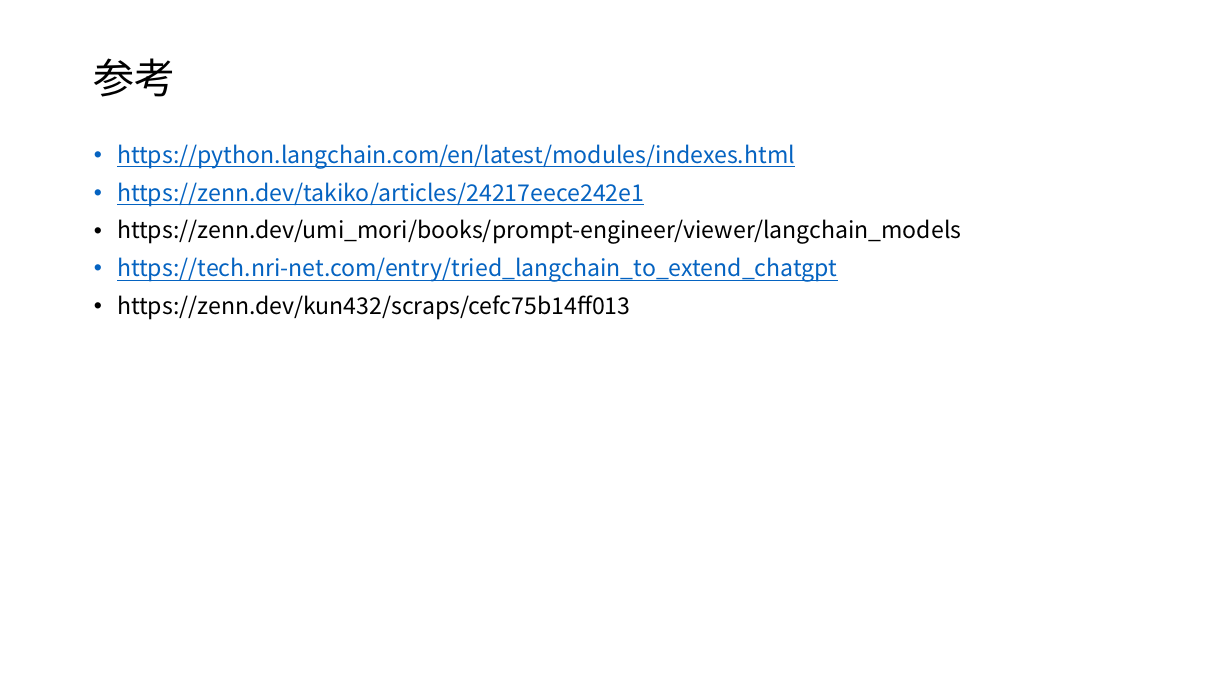
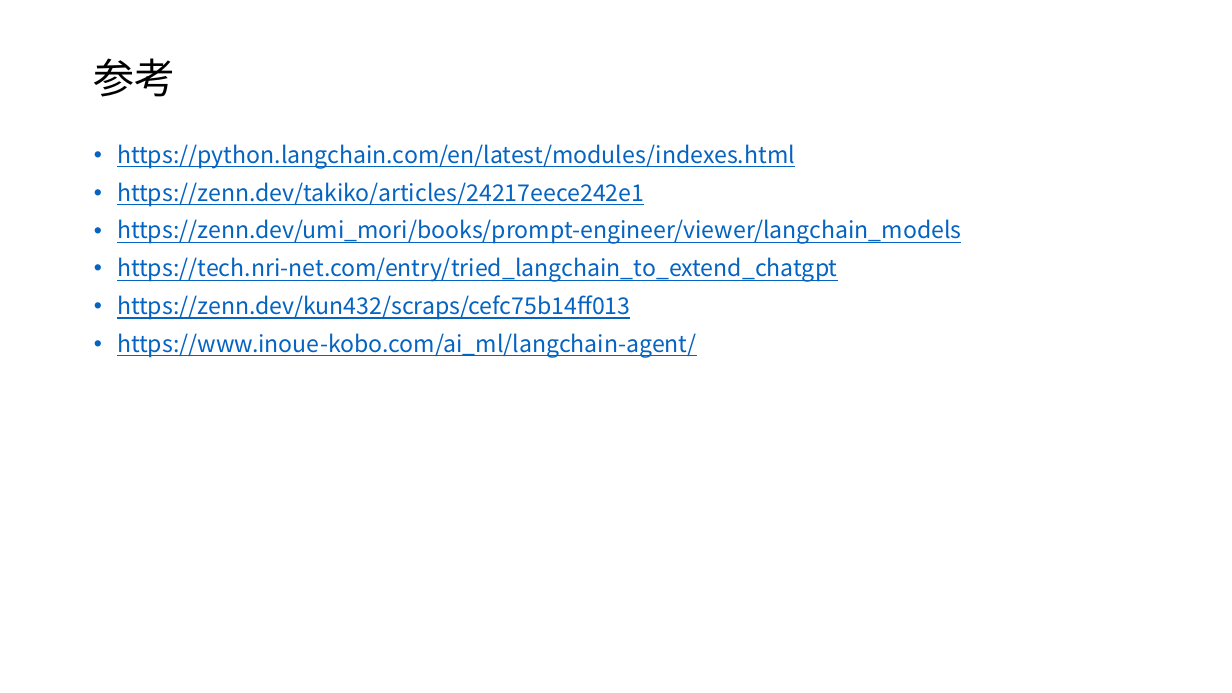
Before and after one commit to nakayasu720/report, a slide deck: slide 38 of LangChainについて.pptx (slide 37 before the commit). Drawn at 1232x693 pixels with LibreOffice and Linux fonts; fonts in the diff are those of the drawing. Boxes give left, top, right and bottom in pixels: in the first picture for what was removed or moved away, otherwise in the second. Text is boxed around its words. In the diff, an @@ line names an element or a change of style, - is before the commit and + after.

```diff
--- a/LangChainについて.pptx
+++ b/LangChainについて.pptx
@@ text at (x1=117, y1=219, x2=962, y2=320): text colour #000000 to #0563C1, underline on in "https://zenn.dev/umi_mori/books/prompt-engineer/viewer/langc ...", "https://zenn.dev/kun432/scraps/cefc75b14ff013" @@
@@ text at (x1=117, y1=333, x2=697, y2=358): paragraph added @@
+• https://www.inoue-kobo.com/ai_ml/langchain-agent/
```
Also in this commit, not shown: 10 other slides changed, 1 slide added.
